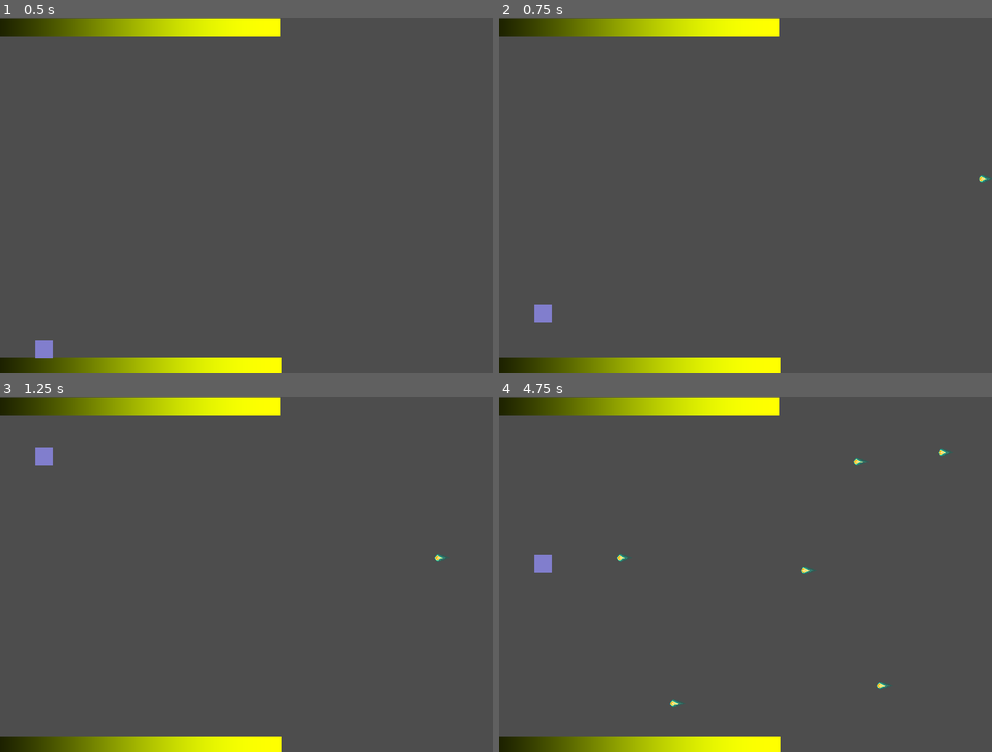
Above: before the commit, frames 1-4 (two rows, left to right).
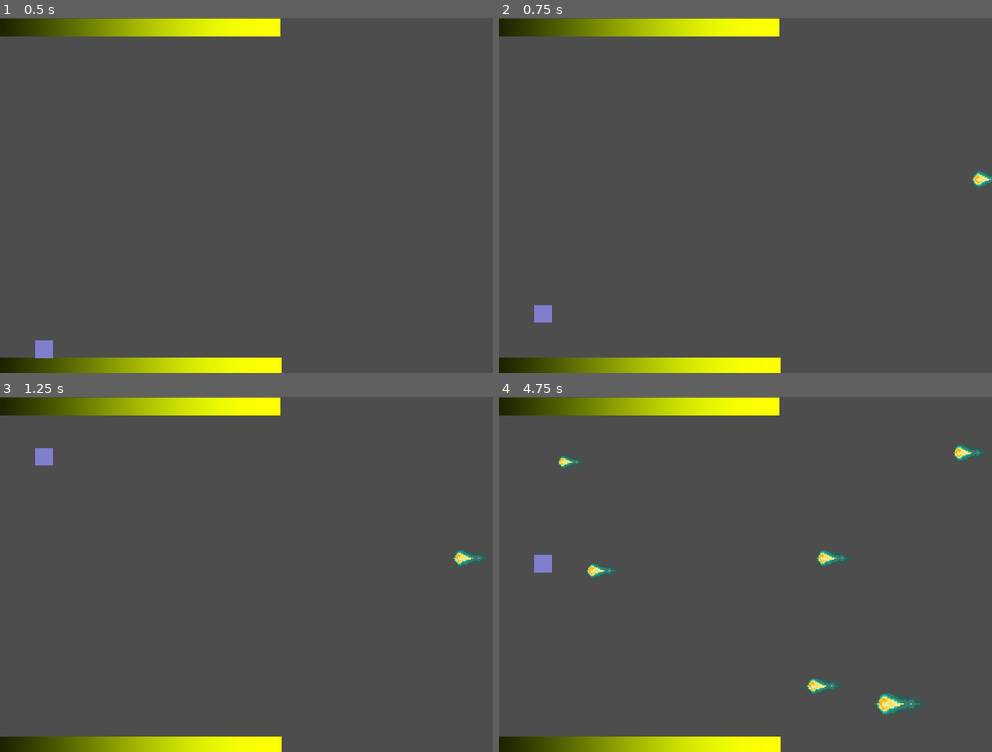
Above: after the commit, the same moments.

Repository: Raikuno/Parryer0-Gravity
Game: Godot game, scene res://Scenes/Stages/Main_Stage.tscn
Same seed, same stepped clock (60 frames per second), same inputs: the game is played once before the commit and once after it.
Inputs:
- Up to frame 1 (0.5 s): no input
- Up to frame 2 (0.75 s): tap Enter (ui_accept) at 0.5 s; hold Right (ui_right) from 0.53 s (still down); tap Space (button) at 0.6 s
- Up to frame 3 (1.25 s): keep holding Right (ui_right); tap Enter (ui_accept) at 0.77 s
- Up to frame 4 (4.75 s): tap Space (button) every 0.75 s from 1.35 to 4.35 s; tap Enter (ui_accept) at 1.52, 3.02, 3.77, 4.52 s; release Right (ui_right) at 2.03 s; hold Left (ui_left) 2.03-2.78 s; hold Right (ui_right) 2.78-4.28 s; hold Left (ui_left) from 4.28 s (still down)

Frame 1 is identical in both runs. In frame 2, 0.1% of the frame differs, in the area x 7-100%, y 42-81%; in frame 3, 0.3%; in frame 4, 1.6%, in the area x 12-100%, y 13-90%.

Commit message:
Fireball Catching Game
Programming the collisions for the fireball i made this "feature". I think it's funny

Diff:
--- a/Scenes/Objects/Fireball.tscn
+++ b/Scenes/Objects/Fireball.tscn
@@ -1,7 +1,7 @@
 [gd_scene load_steps=6 format=3 uid="uid://daduy2bk4jkd0"]
 
-[ext_resource type="Texture2D" uid="uid://5iulsurw1en3" path="res://Scenes/Objects/FireballV1.png" id="1_1hmss"]
 [ext_resource type="Script" path="res://Scripts/Fireball/Fireball.gd" id="1_br5sr"]
+[ext_resource type="Texture2D" uid="uid://5iulsurw1en3" path="res://Resources/Aseprite/FireballV1.png" id="2_hktpi"]
 
 [sub_resource type="Animation" id="Animation_vdddw"]
 length = 0.7
@@ -28,13 +28,15 @@
 radius = 5.0
 
 [node name="Fireball" type="CharacterBody2D"]
+collision_layer = 2
 script = ExtResource("1_br5sr")
 
 [node name="Sprite2D" type="Sprite2D" parent="."]
 texture_filter = 1
-texture = ExtResource("1_1hmss")
+texture = ExtResource("2_hktpi")
 hframes = 3
 vframes = 3
+frame = 3
 metadata/_aseprite_wizard_interface_config_ = {
 "animation_section": false,
 "layer_section": false,
@@ -59,6 +61,7 @@
 libraries = {
 "": SubResource("AnimationLibrary_aecmv")
 }
+autoplay = "default"
 
 [node name="CollisionShape2D" type="CollisionShape2D" parent="."]
 light_mask = 0
--- a/Scenes/Objects/Player.tscn
+++ b/Scenes/Objects/Player.tscn
@@ -29,6 +29,9 @@
 
 [sub_resource type="RectangleShape2D" id="RectangleShape2D_jb8gg"]
 size = Vector2(28, 28)
+
+[sub_resource type="RectangleShape2D" id="RectangleShape2D_g5haq"]
+size = Vector2(40, 23.5)
 
 [sub_resource type="Animation" id="Animation_8uq62"]
 length = 0.001
@@ -72,9 +75,16 @@
 texture = SubResource("CurveXYZTexture_kmyv4")
 
 [node name="CollisionShape2D" type="CollisionShape2D" parent="."]
+position = Vector2(0, -0.5)
 shape = SubResource("RectangleShape2D_jb8gg")
 one_way_collision_margin = 0.0
 debug_color = Color(0, 0.6, 0.701961, 0.419608)
+
+[node name="Area2D" type="Area2D" parent="."]
+
+[node name="CollisionShape2D" type="CollisionShape2D" parent="Area2D"]
+position = Vector2(0, 0.75)
+shape = SubResource("RectangleShape2D_g5haq")
 
 [node name="AnimationPlayer" type="AnimationPlayer" parent="."]
 libraries = {
@@ -97,3 +107,5 @@
 script = ExtResource("6_ytnbd")
 animation_player = NodePath("../../AnimationPlayer")
 assigned_character = NodePath("../..")
+
+[connection signal="body_entered" from="Area2D" to="." method="_on_area_2d_body_entered"]
--- a/Scenes/Stages/Main_Stage.tscn
+++ b/Scenes/Stages/Main_Stage.tscn
@@ -35,4 +35,5 @@
 wait_time = 0.7
 autostart = true
 
+[connection signal="hit" from="Player" to="." method="_on_player_hit"]
 [connection signal="timeout" from="FireballTimer" to="." method="_on_fireball_timer_timeout"]
--- a/Scripts/Fireball/Fireball.gd
+++ b/Scripts/Fireball/Fireball.gd
@@ -4,10 +4,11 @@
 @export var base_velocity_max = 5
 
 func _ready():
+	var randomScale = randf_range(1.5,3)
+	scale = Vector2(randomScale,randomScale)
 	velocity = Vector2(randf_range(base_velocity_min, base_velocity_max), 0.0);
 
 func _physics_process(delta):
-	print(position.x)
 	position.x = position.x - velocity.x
 	move_and_slide()
 
--- a/Scripts/Main/Main_Stage.gd
+++ b/Scripts/Main/Main_Stage.gd
@@ -9,3 +9,7 @@
 	fireballLocation.progress_ratio = randf()
 	fireball.position = fireballLocation.position
 	add_child(fireball)
+
+
+func _on_player_hit():
+	print("GOLPIADO PUTO")
--- a/Scripts/Player/Player.gd
+++ b/Scripts/Player/Player.gd
@@ -6,6 +6,7 @@
 # Get the gravity from the project settings to be synced with RigidBody nodes.
 var gravity = ProjectSettings.get_setting("physics/2d/default_gravity")
 @onready var can_parry = true
+signal hit
 
 func _physics_process(delta):
 	# Add the gravity.
@@ -37,3 +38,7 @@
 	gravity *= -1
 	velocity.y += jump_strength
 	jump_strength *= -1
+
+
+func _on_area_2d_body_entered(body):
+	hit.emit()
Renamed: Scenes/Objects/FireballV1.png -> Resources/Aseprite/FireballV1.png
Not shown, changed: Resources/Aseprite/FireballV1.png.import
Not shown: 1 places in Scenes/Objects/Player.tscn that only renumber resources
